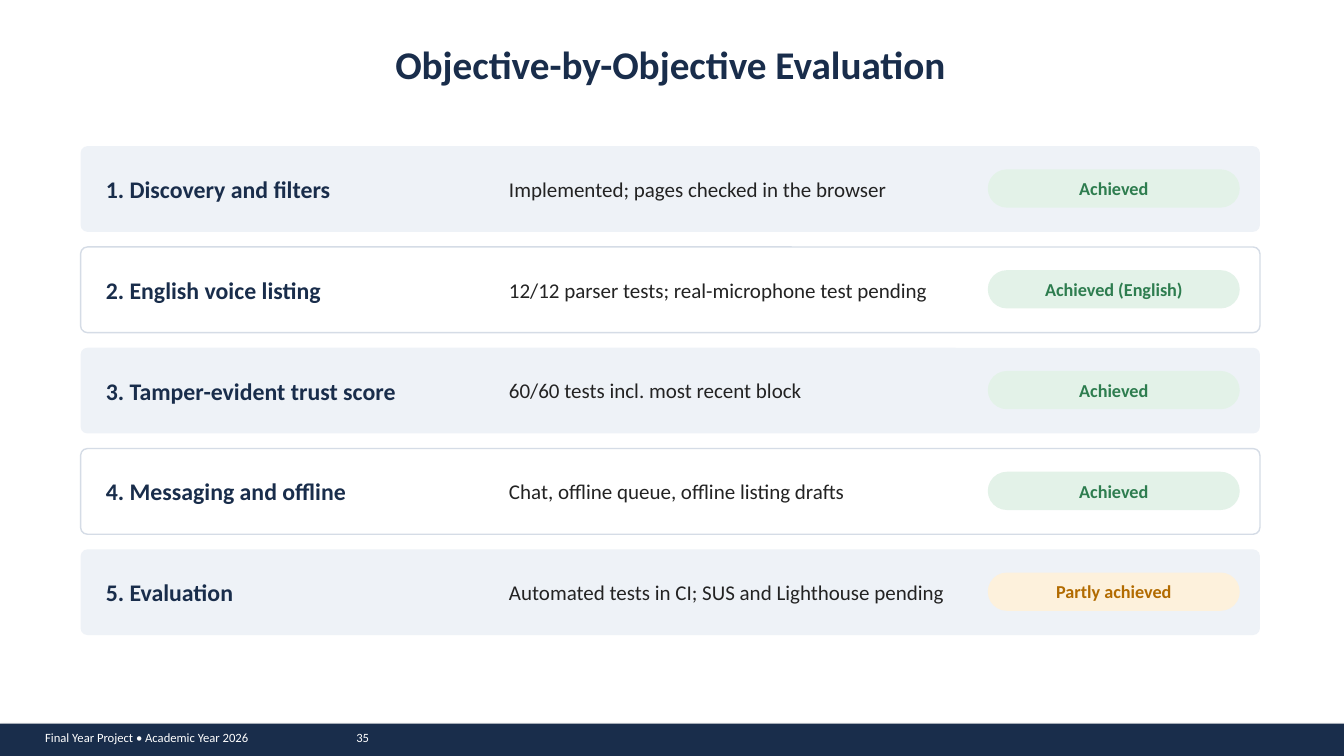
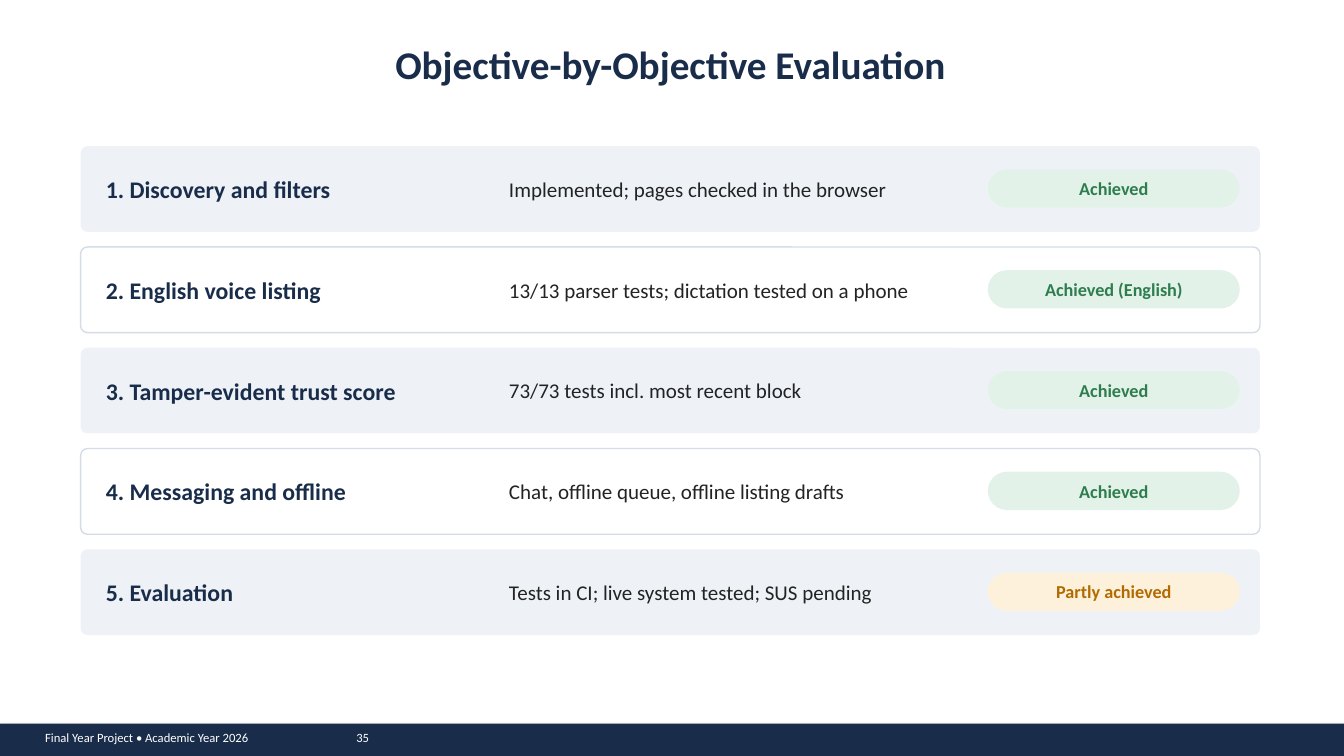
Before and after one commit to john-chola/ZamMarket, a slide deck: slide 35 of docs/presentation/ZamMarket_Presentation.pptx. Drawn at 1344x756 pixels with LibreOffice and Linux fonts; fonts in the diff are those of the drawing. Boxes give left, top, right and bottom in pixels: in the first picture for what was removed or moved away, otherwise in the second. Text is boxed around its words. In the diff, an @@ line names an element or a change of style, - is before the commit and + after.

```diff
--- a/docs/presentation/ZamMarket_Presentation.pptx
+++ b/docs/presentation/ZamMarket_Presentation.pptx
@@ text at (509,283,909,302): text changed @@
-12/12 parser tests; real-microphone test pending
+13/13 parser tests; dictation tested on a phone
@@ text at (509,383,801,399): text changed @@
-60/60 tests incl. most recent block
+73/73 tests incl. most recent block
@@ text at (509,585,871,604): text changed @@
-Automated tests in CI; SUS and Lighthouse pending
+Tests in CI; live system tested; SUS pending
```
Also in this commit, not shown: 13 other slides changed, 2 other files.
